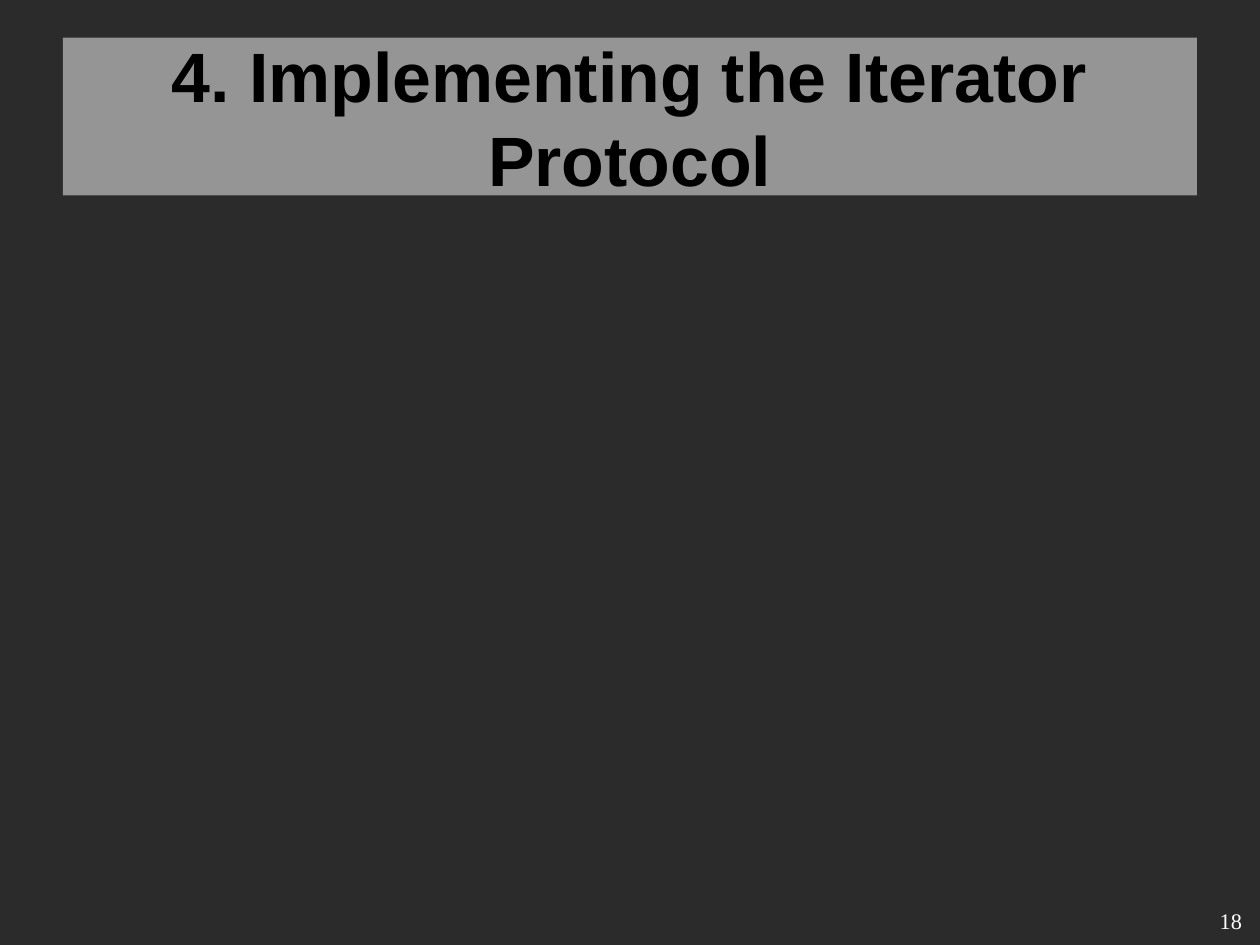
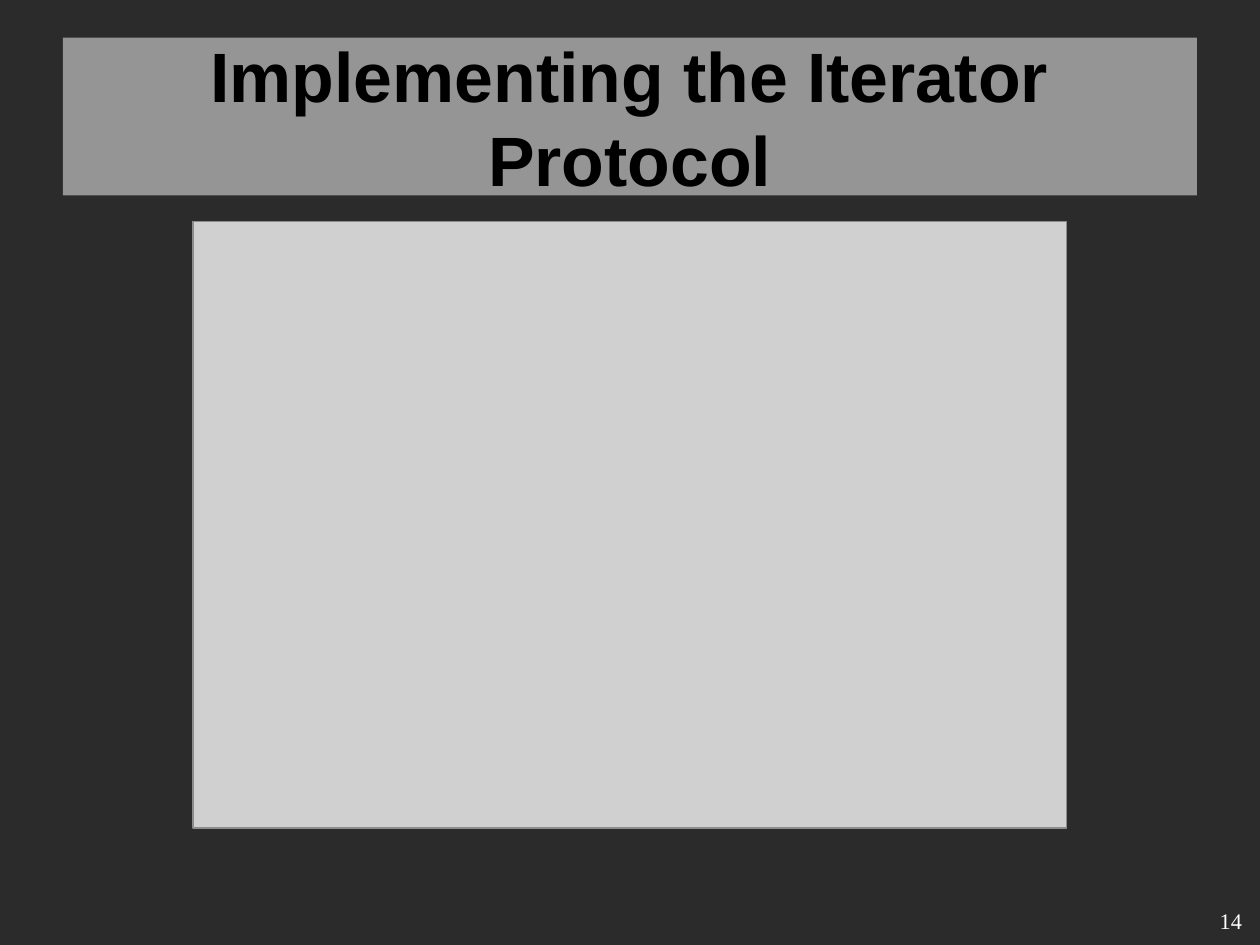
Before and after one commit to VitBomm/presentation, a slide deck: slide 14 of pre.odp (slide 18 before the commit). Drawn at 1260x945 pixels with LibreOffice and Linux fonts; fonts in the diff are those of the drawing; grey boxes stand for pictures; background and template pictures are left out; a plain dark background stands for a picture behind light text. Boxes give left, top, right and bottom in pixels: in the first picture for what was removed or moved away, otherwise in the second. Text is boxed around its words. In the diff, an @@ line names an element or a change of style, - is before the commit and + after.

```diff
--- a/pre.odp
+++ b/pre.odp
@@ title at [210, 51, 1047, 199]: text changed @@
-4. Implementing the Iterator Protocol
+Implementing the Iterator Protocol
@@ picture added at [193, 221, 1068, 828] @@
@@ page number at [1220, 914, 1242, 929]: text changed @@
-18
+14
```
Also in this commit, not shown: 4 other slides changed, 35 slides added, 13 slides removed, 2 other files.
